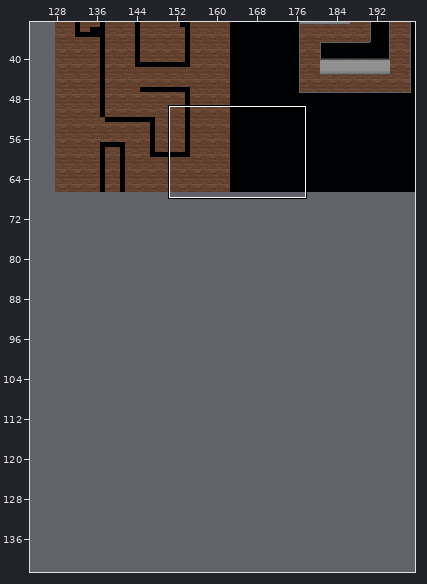
A Tiled map (JSON) gets an edit: assets/map/CasinoMap.tmj. Above: a wide view before the commit, with the close-up outlined.
Close-up. Before the edit:
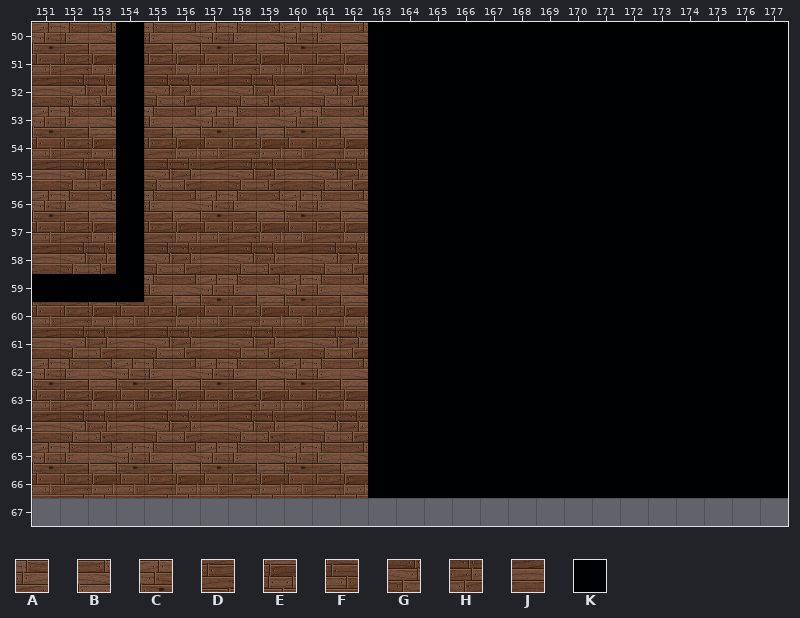
Cells are 32x32 px. Shown: x 151..177, y 50..67. The commit also changed other parts of the map, which this record leaves out.
Key: from "floor": A 12, B 13, C 14, D 33, E 34, F 35, G 54, H 55, J 56; from "walls1": K 439.
_ is an empty cell, # one hidden under a higher layer.
Layers that did not change in this view are not listed.
Layer "All_floors/Floor" before, first column x 151:
50 CAB#ABCABCAB###############
51 FDE#DEFDEFDE###############
52 JGH#GHJGHJGH###############
53 CAB#ABCABCAB###############
54 FDE#DEFDEFDE###############
55 JGH#GHJGHJGH###############
56 CAB#ABCABCAB###############
57 FDE#DEFDEFDE###############
58 JGH#GHJGHJGH###############
59 ####ABCABCAB###############
60 FDEFDEFDEFDE###############
61 JGHJGHJGHJGH###############
62 CABCABCABCAB###############
63 FDEFDEFDEFDE###############
64 JGHJGHJGHJGH###############
65 CABCABCABCAB###############
66 FDEFDEFDEFDE###############
67 ___________________________
Layer "All_walls/Roof" before, first column x 151:
50 ___K________KKKKKKKKKKKKKKK
51 ___K________KKKKKKKKKKKKKKK
52 ___K________KKKKKKKKKKKKKKK
53 ___K________KKKKKKKKKKKKKKK
54 ___K________KKKKKKKKKKKKKKK
55 ___K________KKKKKKKKKKKKKKK
56 ___K________KKKKKKKKKKKKKKK
57 ___K________KKKKKKKKKKKKKKK
58 ___K________KKKKKKKKKKKKKKK
59 KKKK________KKKKKKKKKKKKKKK
60 ____________KKKKKKKKKKKKKKK
61 ____________KKKKKKKKKKKKKKK
62 ____________KKKKKKKKKKKKKKK
63 ____________KKKKKKKKKKKKKKK
64 ____________KKKKKKKKKKKKKKK
65 ____________KKKKKKKKKKKKKKK
66 ____________KKKKKKKKKKKKKKK
67 ___________________________
After the commit:
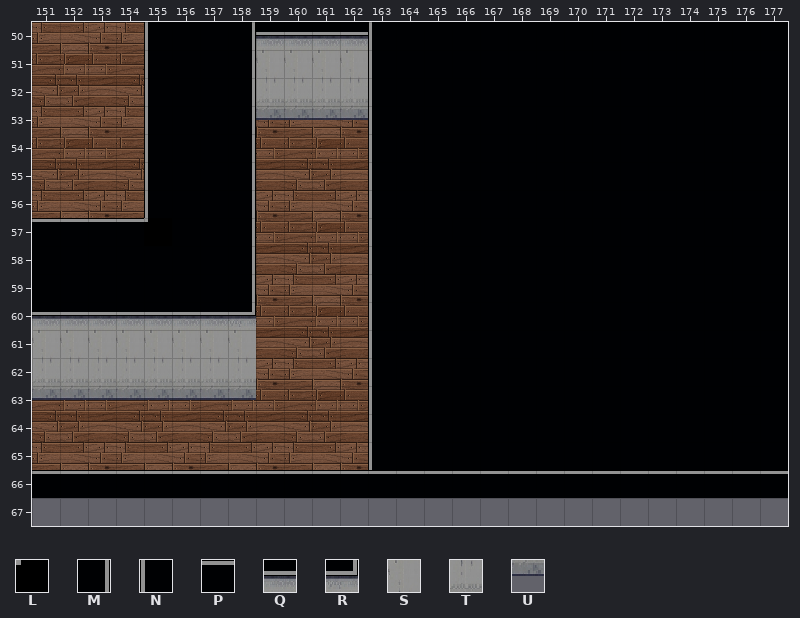
Further tiles: from "walls1": L 392 turned 270, M 440, N 440 flipped left-right, P 440 turned 270, Q 487, R 488, S 511, T 535, U 559.
From old to new:
{"where": "layer \"All_floors/Floor\""}
{"y":50,"x":151,"old":"CAB#ABCABCAB","new":"ABCA########"}
{"y":51,"x":151,"old":"FDE#DEFDEFDE","new":"DEFD########"}
{"y":52,"x":151,"old":"JGH#GHJGHJGH","new":"GHJG########"}
{"y":53,"x":151,"old":"CAB#ABCABCAB","new":"ABCA####CABC"}
{"y":54,"x":151,"old":"FDE#DEFDEFDE","new":"DEFD####FDEF"}
{"y":55,"x":151,"old":"JGH#GHJGHJGH","new":"GHJG####JGHJ"}
{"y":56,"x":151,"old":"CAB#ABCABCAB","new":"ABCA####CABC"}
{"y":57,"x":151,"old":"FDE","new":"###"}
{"y":57,"x":155,"old":"DEFDEFDE","new":"####FDEF"}
{"y":58,"x":151,"old":"JGH","new":"###"}
{"y":58,"x":155,"old":"GHJGHJGH","new":"####JGHJ"}
{"y":59,"x":155,"old":"ABCABCAB","new":"####CABC"}
{"y":60,"x":151,"old":"FDEFDEFDEFDE","new":"########FDEF"}
{"y":61,"x":151,"old":"JGHJGHJGHJGH","new":"########JGHJ"}
{"y":62,"x":151,"old":"CABCABCABCAB","new":"########CABC"}
{"y":63,"x":151,"old":"FDEFDEFDEFDE","new":"DEFDEFDEFDEF"}
{"y":64,"x":151,"old":"JGHJGHJGHJGH","new":"GHJGHJGHJGHJ"}
{"y":65,"x":151,"old":"CABCABCABCAB","new":"ABCABCABCABC"}
{"y":66,"x":151,"old":"FDEFDEFDEFDE","new":"############"}
{"where": "layer \"All_walls/Wall\""}
{"y":51,"x":159,"old":"____","new":"SSSS"}
{"y":52,"x":159,"old":"____","new":"TTTT"}
{"y":53,"x":159,"old":"____","new":"UUUU"}
{"y":61,"x":151,"old":"________","new":"SSSSSSSS"}
{"y":62,"x":151,"old":"________","new":"TTTTTTTT"}
{"y":63,"x":151,"old":"________","new":"UUUUUUUU"}
{"where": "layer \"All_walls/Roof\""}
{"y":50,"x":154,"old":"K________K","new":"_NKKMQQQQN"}
{"y":51,"x":154,"old":"K____","new":"_NKKM"}
{"y":51,"x":163,"old":"K","new":"N"}
{"y":52,"x":154,"old":"K____","new":"_NKKM"}
{"y":52,"x":163,"old":"K","new":"N"}
{"y":53,"x":154,"old":"K____","new":"_NKKM"}
{"y":53,"x":163,"old":"K","new":"N"}
{"y":54,"x":154,"old":"K____","new":"_NKKM"}
{"y":54,"x":163,"old":"K","new":"N"}
{"y":55,"x":154,"old":"K____","new":"_NKKM"}
{"y":55,"x":163,"old":"K","new":"N"}
{"y":56,"x":154,"old":"K____","new":"_NKKM"}
{"y":56,"x":163,"old":"K","new":"N"}
{"y":57,"x":151,"old":"___K____","new":"PPPPLKKM"}
{"y":57,"x":163,"old":"K","new":"N"}
{"y":58,"x":151,"old":"___","new":"KKK"}
{"y":58,"x":155,"old":"____","new":"KKKM"}
{"y":58,"x":163,"old":"K","new":"N"}
{"y":59,"x":155,"old":"____","new":"KKKM"}
{"y":59,"x":163,"old":"K","new":"N"}
{"y":60,"x":151,"old":"________","new":"QQQQQQQR"}
{"y":60,"x":163,"old":"K","new":"N"}
{"y":61,"x":163,"old":"K","new":"N"}
{"y":62,"x":163,"old":"K","new":"N"}
{"y":63,"x":163,"old":"K","new":"N"}
{"y":64,"x":163,"old":"K","new":"N"}
{"y":65,"x":163,"old":"K","new":"N"}
{"y":66,"x":151,"old":"____________KKKKKKKKKKKKKKK","new":"PPPPPPPPPPPPPPPPPPPPPPPPPPP"}
{"label":"changed","picture_box":[32,22,788,498]}
